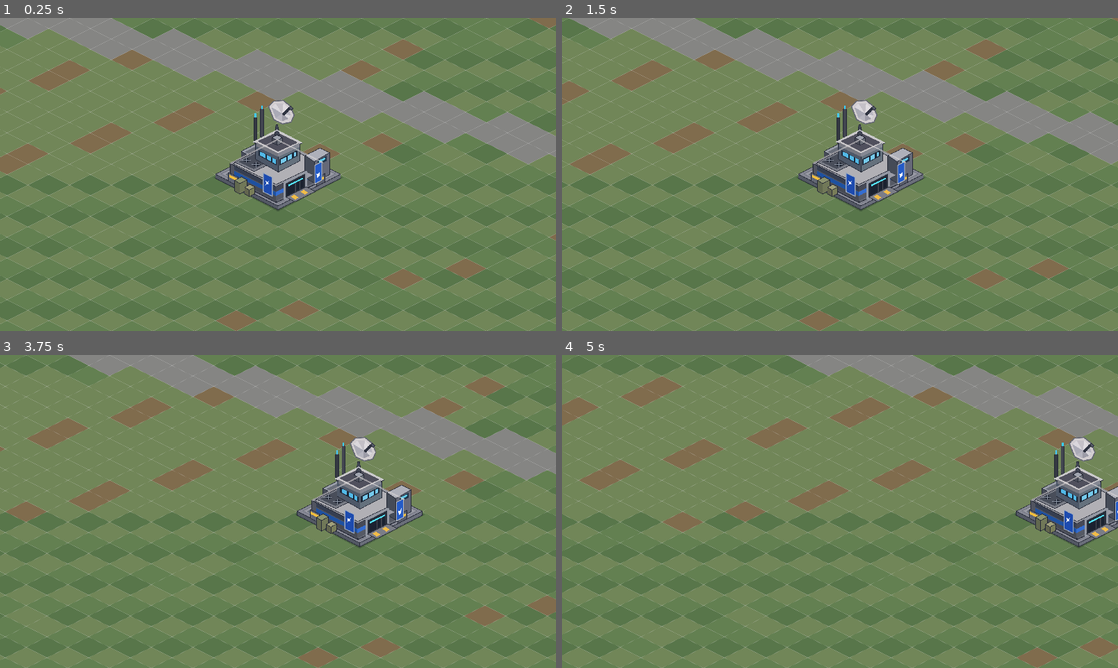
Above: before the commit, frames 1-4 (two rows, left to right).
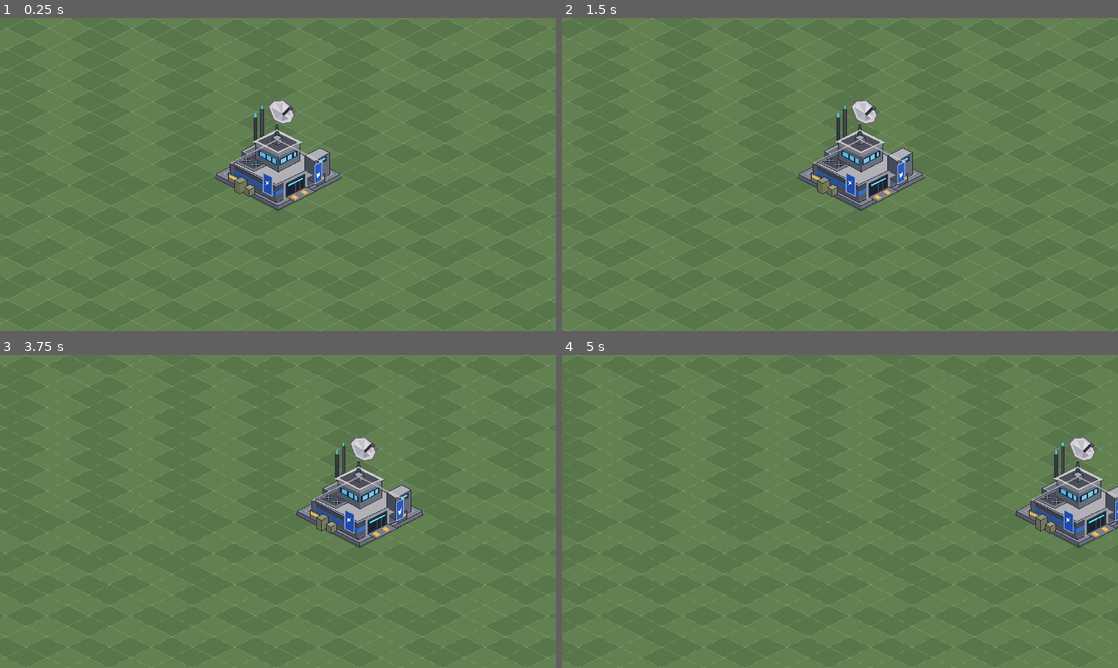
Above: after the commit, the same moments.

Repository: AlmightyTank/WebRTS
Game: Godot game, scene res://scenes/battlefield.tscn
Two runs of this game, one before a commit and one after it. Both use one fixed random seed, a clock stepped at 60 frames per second and the inputs below.
Inputs (mouse positions are in pixels of both pictures, inside the frame that each line leads up to):
- Up to frame 1 (0.25 s): no input
- Up to frame 2 (1.5 s): tap Enter at 0.5 s; move the mouse to (962, 158) at 0.52 s; hold D 0.53-1.25 s; click (962, 158) at 0.67 s; tap Space at 1.25 s; drag from (728, 190) to (812, 237) at 1.27 s
- Up to frame 3 (3.75 s): tap Enter at 2, 3.5 s; move the mouse to (333, 442) at 2.02 s; hold D 2.03-2.75 s; tap Space at 2.75 s; drag from (250, 574) to (111, 464) at 2.77 s; move the mouse to (444, 558) at 3.52 s; hold A from 3.53 s (still down)
- Up to frame 4 (5 s): release A at 4.25 s; drag from (673, 464) to (756, 433) at 4.27 s

The runs differ from the first frame. In frame 1, 33% of the frame differs, in the area x 0-100%, y 0-100%; in frame 2, 33%; in frame 3, 34%; in frame 4, 35%.

Commit message:
fix(godot): expose grass beneath blended terrain edges

Diff:
--- a/godot/scripts/battlefield.gd
+++ b/godot/scripts/battlefield.gd
@@ -61,6 +61,8 @@
 	for y in range(HEIGHT):
 		for x in range(WIDTH):
 			var index := terrain_kind(x, y)
+			if index == 2 or index == 3 or index == 4:
+				index = posmod(x * 3 + y * 5, 2)
 			terrain.set_cell(Vector2i(x, y), 0, Vector2i(index % 3, floori(float(index) / 3.0)))
 	_build_transitions()
 	# Generated image can be exported as PNG for artists to replace.
